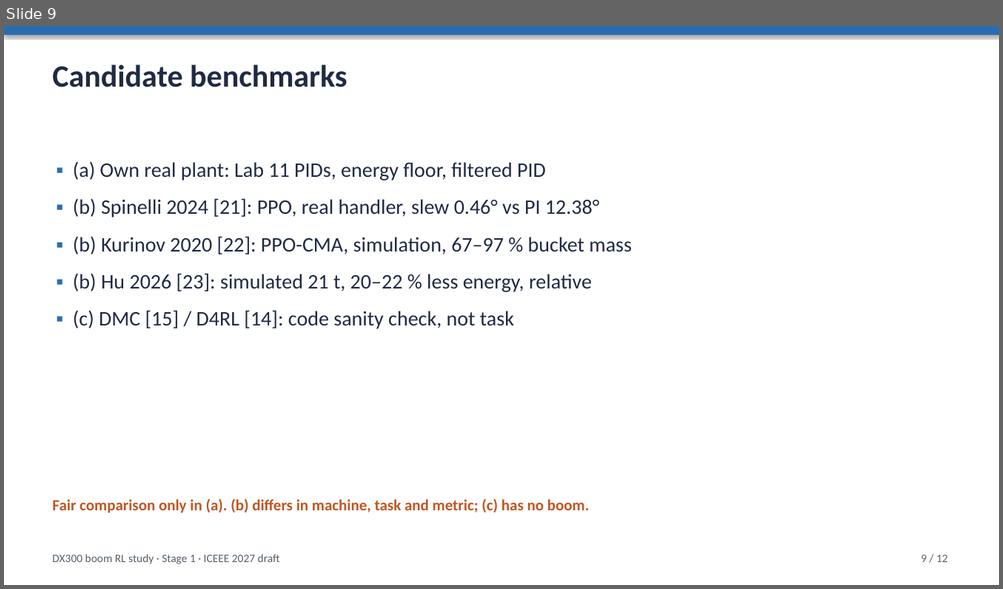
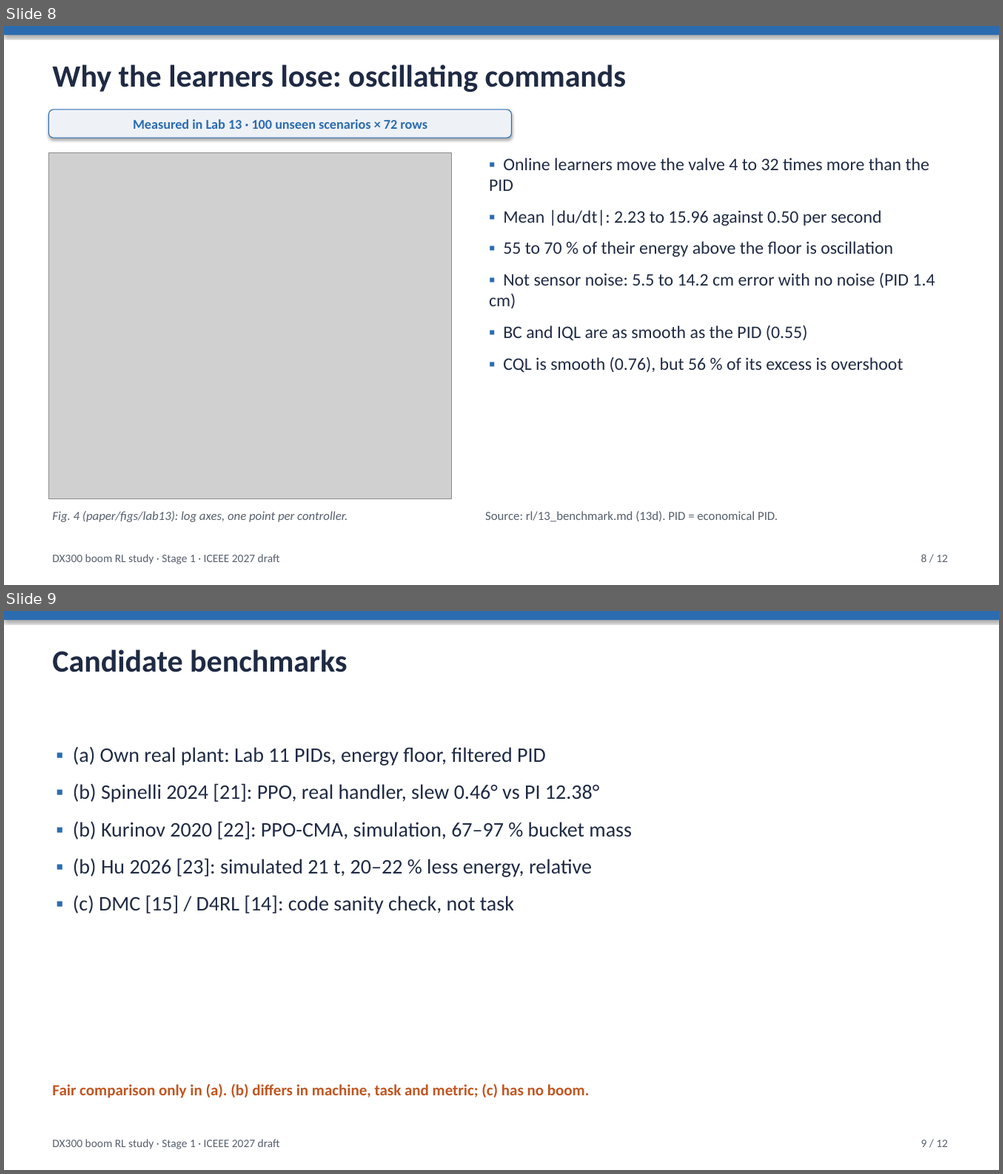
Before and after one commit to Ahmedayyadw/dx300-sim, a slide deck: slides/dx300_sac_methods.pptx. Shown one above the other, each under a label of ours: slide 9 before the commit, slides 8 and 9 after it. The pictures are 1003x589 and 1003x1174 pixels, drawn with LibreOffice and Linux fonts; fonts in the diff are those of the drawing; grey boxes stand for pictures. Boxes give left, top, right and bottom in pixels: in the first picture for what was removed or moved away, otherwise in the second. Text is boxed around its words. In the diff, an @@ line names an element or a change of style, - is before the commit and + after.

```diff
--- a/slides/dx300_sac_methods.pptx
+++ b/slides/dx300_sac_methods.pptx
@@ slide 8 added at bbox=[4, 26, 999, 585], background #FFFFFF @@
@@ rectangle added at bbox=[4, 26, 999, 35], fill #2B6CB0 @@
@@ text added at bbox=[52, 64, 626, 92], 30 pt, text #1F2A44, bold @@
+Why the learners lose: oscillating commands
@@ rounded rectangle added at bbox=[48, 110, 512, 138], fill #EEF2F7, outline #2B6CB0 0.75 pt, 13 pt, text #2B6CB0, bold @@
+Measured in Lab 13 · 100 unseen scenarios × 72 rows
@@ picture added at bbox=[48, 153, 452, 499] @@
@@ text added at bbox=[489, 158, 934, 372], 17 pt, text #1F2A44 @@
+▪ Online learners move the valve 4 to 32 times more than the PID
+▪ Mean |du/dt|: 2.23 to 15.96 against 0.50 per second
+▪ 55 to 70 % of their energy above the floor is oscillation
+▪ Not sensor noise: 5.5 to 14.2 cm error with no noise (PID 1.4 cm)
+▪ BC and IQL are as smooth as the PID (0.55)
+▪ CQL is smooth (0.76), but 56 % of its excess is overshoot
@@ text added at bbox=[52, 511, 347, 523], 12 pt, text #555F6D, italic @@
+Fig. 4 (paper/figs/lab13): log axes, one point per controller.
@@ text added at bbox=[485, 511, 777, 523], 12 pt, text #555F6D @@
+Source: rl/13_benchmark.md (13d). PID = economical PID.
@@ text added at bbox=[52, 554, 280, 565], 11 pt, text #555F6D @@
+DX300 boom RL study · Stage 1 · ICEEE 2027 draft
@@ text added at bbox=[921, 554, 948, 562], 11 pt, text #555F6D @@
+8 / 12
```
Also in this commit, not shown: 3 other slides added, 4 slides removed, 2 other files.
